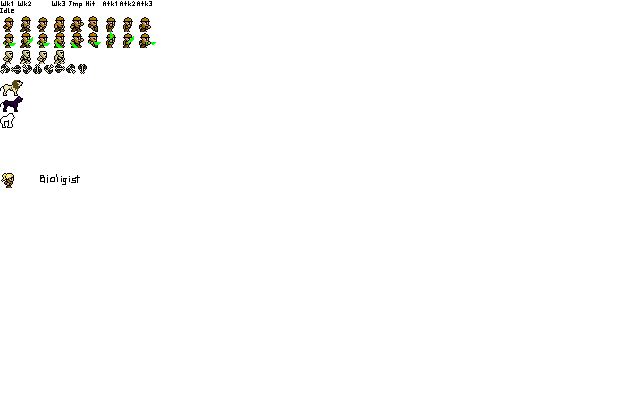
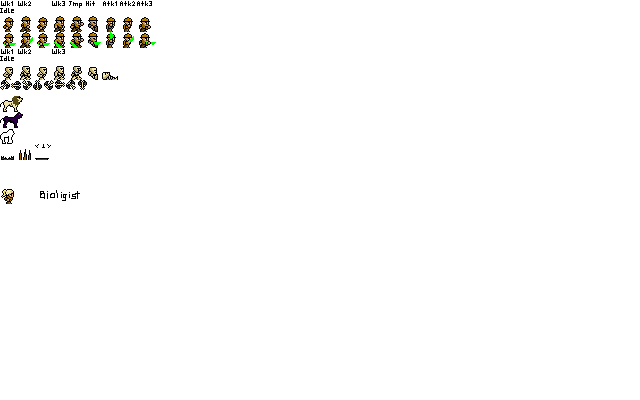
Layered file, before and after one edit (640px x 400px). Changes by layer:
painted on "sprites" over [0, 49, 118, 204]
